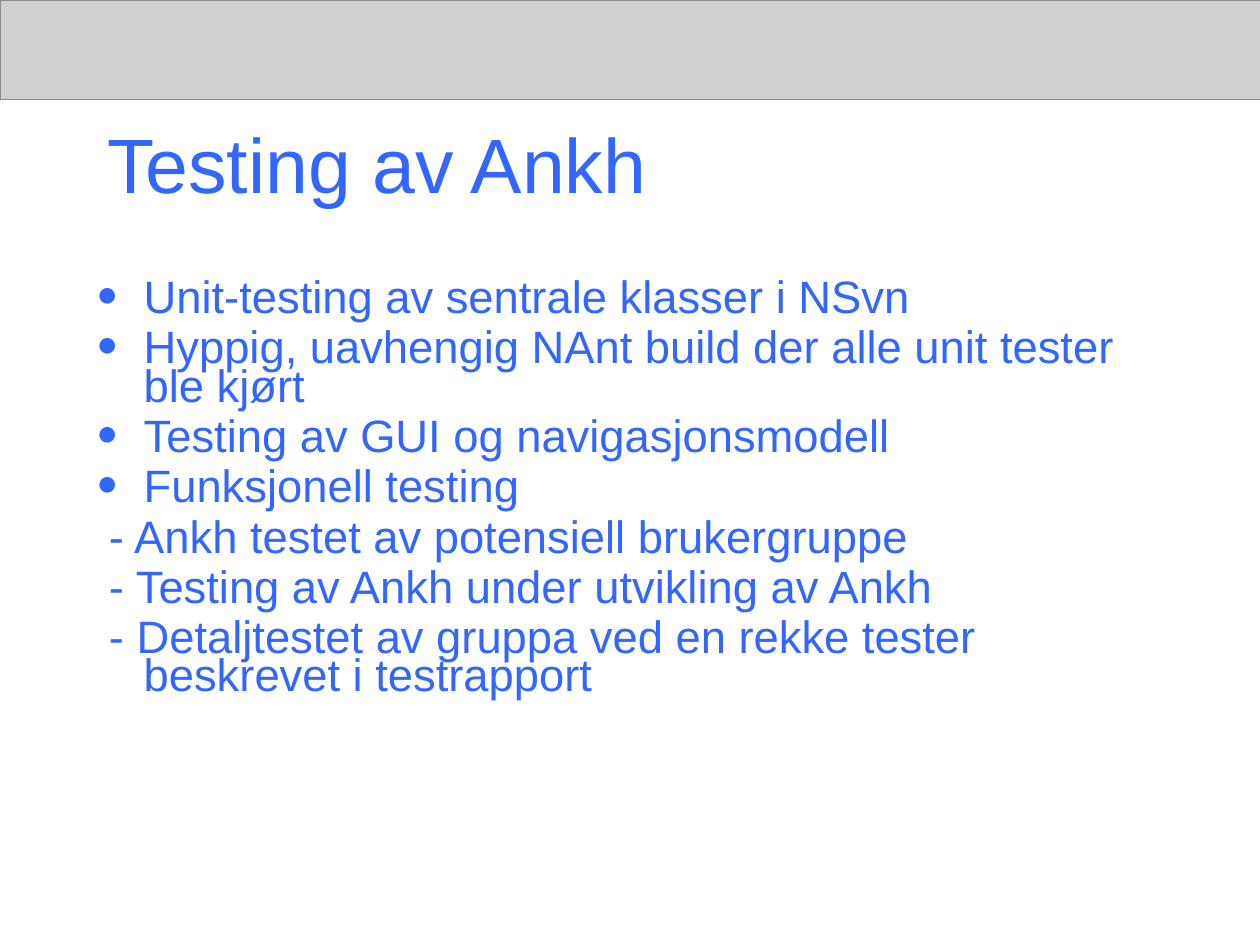
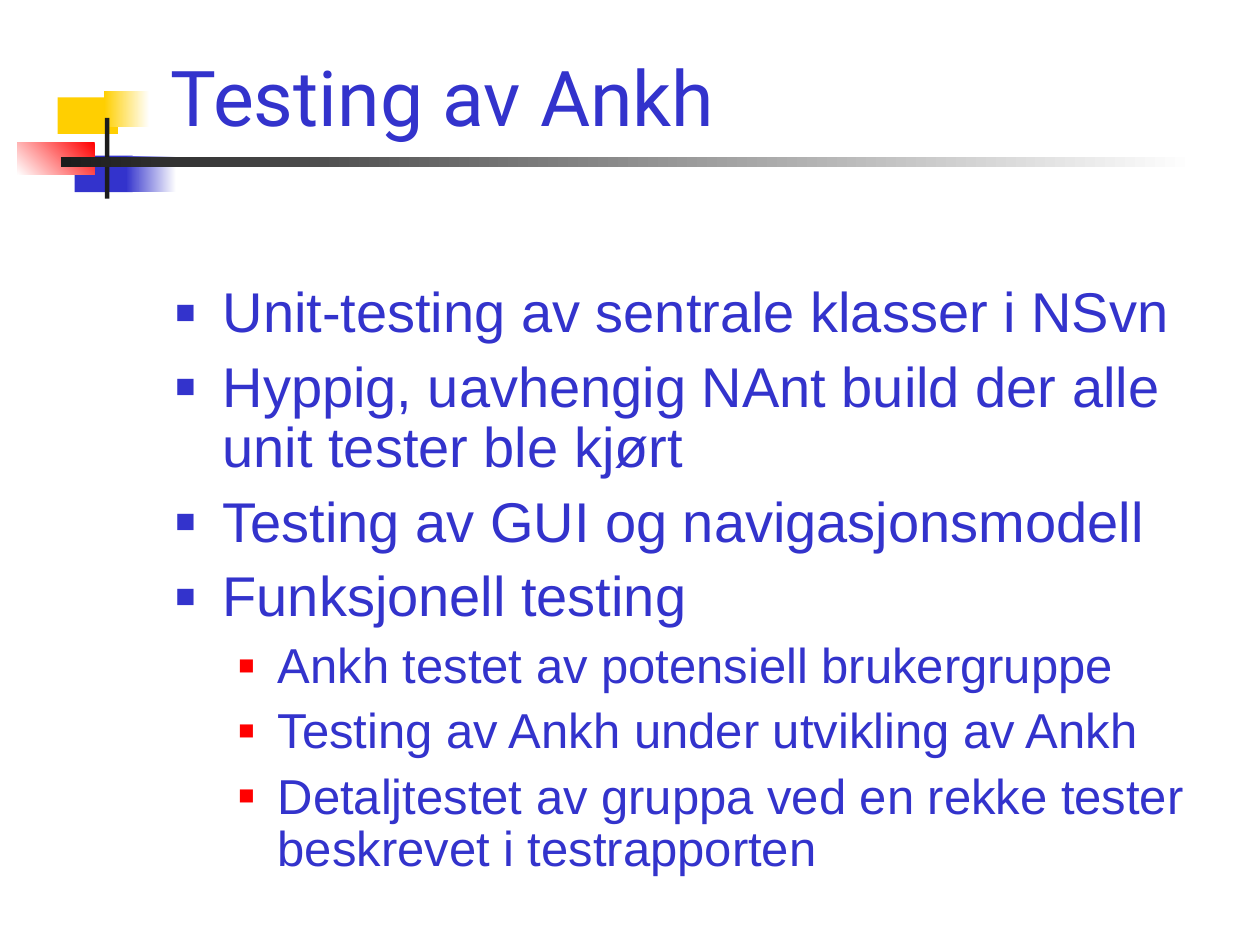
Before and after one commit to AnkhSVN/AnkhSVN, a slide deck: slide 14 of doc/powerpoint/Subversion_addin_for_VS.NET.ppt. Drawn at 1260x945 pixels with LibreOffice and Linux fonts; fonts in the diff are those of the drawing; grey boxes stand for pictures. Boxes give left, top, right and bottom in pixels: in the first picture for what was removed or moved away, otherwise in the second. Text is boxed around its words. In the diff, an @@ line names an element or a change of style, - is before the commit and + after.

Commit message:
* Changed the layout back to a template.   Change the template if you want to make changes such as font, colour, bg image. * Added image of the work schedule. * Removed the banner. * Changed some text, and fixed typos.

```diff
--- a/doc/powerpoint/Subversion_addin_for_VS.NET.ppt
+++ b/doc/powerpoint/Subversion_addin_for_VS.NET.ppt
@@ picture removed at [0,0,1260,100] @@
@@ title "Testing av Ankh": place and size @@
-title "Testing av Ankh" at [107,137,646,208]
+title "Testing av Ankh" at [171,68,714,142]
@@ title "Testing av Ankh" at [171,68,714,142]: font Arial to Roboto, text colour #3366FF to #3333CC; vertical alignment middle to bottom @@
@@ rectangle added at [58,97,118,134], fill #FFCF01 @@
@@ rectangle added at [105,91,150,127], fill gradient #FFFFFF to #FFCF01 @@
@@ rectangle added at [105,118,108,199], fill #1C1C1C @@
@@ rectangle added at [18,142,94,175], fill gradient #FF0000 to #FFFFFF @@
@@ rectangle added at [60,158,1194,168], fill gradient #FFFFFF to #1C1C1C @@
@@ rectangle added at [74,155,132,192], fill #3333CC @@
@@ rectangle added at [126,155,176,192], fill gradient #FFFFFF to #3333CC @@
@@ text "Unit-testing av sentrale klasser i ...": place and size @@
-text "Unit-testing av sentrale klasser i ..." at [134,280,1113,701]
+text "Unit-testing av sentrale klasser i ..." at [223,291,1183,876]
@@ text at [223,291,1168,627]: size 25.9 to 32 pt, text colour #3366FF to #3333CC in "Unit-testing av sentrale klasser i NSvn", "Hyppig, uavhengig NAnt build der alle unit ...", "Testing av GUI og navigasjonsmodell", "Funksjonell testing"; bullet ● to ■; line spacing 0.7 to 0.9; more space between paragraphs; bullet colour #3366FF to #3333CC @@
@@ text at [278,647,1183,876]: text changed; size 25.9 to 28 pt; text colour #3366FF to #3333CC @@
-- Ankh testet av potensiell brukergruppe
-- Testing av Ankh under utvikling av Ankh
-- Detaljtestet av gruppa ved en rekke tester beskrevet i testrapport
+  ■ Ankh testet av potensiell brukergruppe
+  ■ Testing av Ankh under utvikling av Ankh
+  ■ Detaljtestet av gruppa ved en rekke tester beskrevet i testrapporten
```
Also in this commit, not shown: 20 other slides changed, 1 slide added, 1 slide removed.
